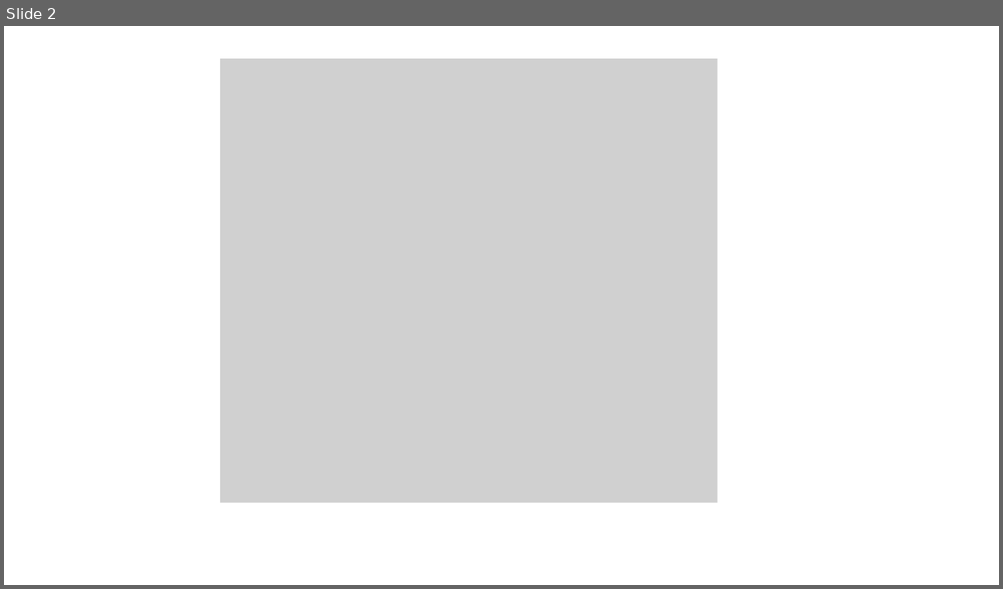
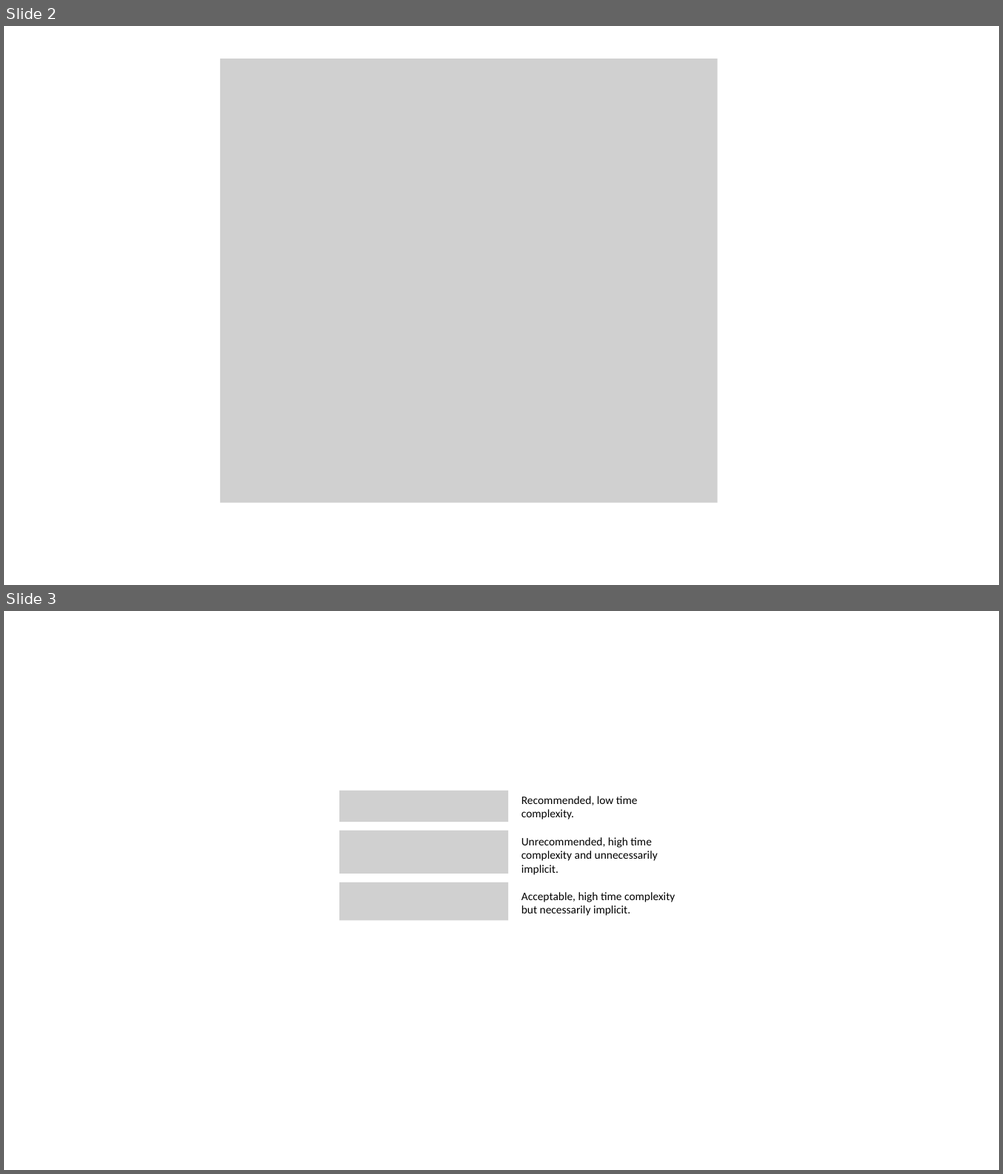
Before and after one commit to jiawei-zhang-a/Pendulum-beta, a slide deck: doc/illustrations.pptx. Shown one above the other, each under a label of ours: slide 2 before the commit, slides 2 and 3 after it. The pictures are 1003x589 and 1003x1174 pixels, drawn with LibreOffice and Linux fonts; fonts in the diff are those of the drawing; grey boxes stand for pictures. Boxes give left, top, right and bottom in pixels: in the first picture for what was removed or moved away, otherwise in the second. Text is boxed around its words. In the diff, an @@ line names an element or a change of style, - is before the commit and + after.

```diff
--- a/doc/illustrations.pptx
+++ b/doc/illustrations.pptx
@@ slide 3 added at bbox=[4, 611, 999, 1170], background #FFFFFF @@
@@ picture added at bbox=[340, 791, 509, 822] @@
@@ text added at bbox=[521, 796, 637, 820], 11 pt, text #000000 @@
+Recommended, low time complexity.
@@ picture added at bbox=[340, 830, 509, 874] @@
@@ text added at bbox=[521, 837, 657, 875], 11 pt, text #000000 @@
+Unrecommended, high time complexity and unnecessarily implicit.
@@ picture added at bbox=[340, 883, 509, 920] @@
@@ text added at bbox=[521, 892, 674, 916], 11 pt, text #000000 @@
+Acceptable, high time complexity but necessarily implicit.
```
Also in this commit, not shown: 9 other files.
